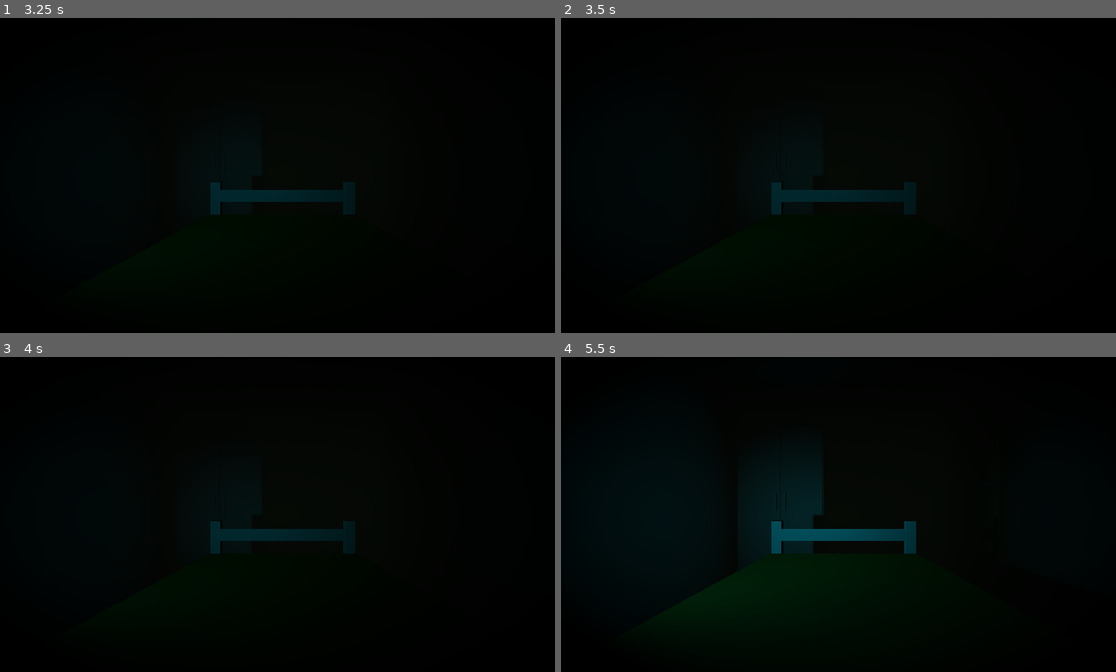
Above: before the commit, frames 1-4 (two rows, left to right).
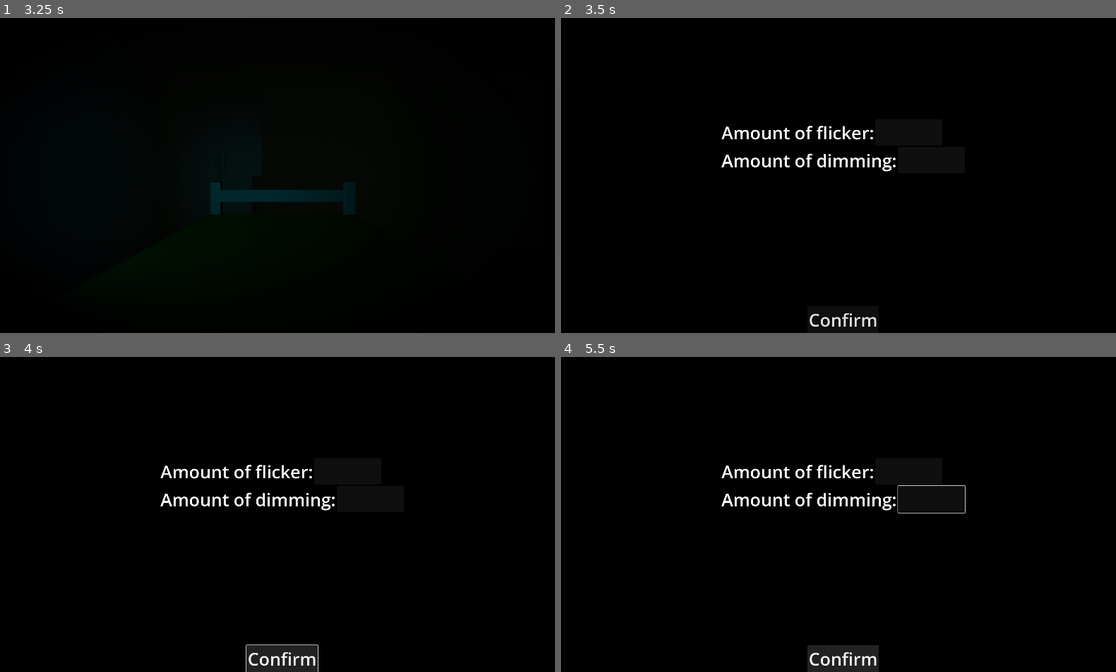
Above: after the commit, the same moments.

Repository: Purplelops/SCP-122
Game: Godot game, scene res://game.tscn
Two runs of this game, one before a commit and one after it. Both use one fixed random seed, a clock stepped at 60 frames per second and the inputs below.
Inputs (mouse positions are in pixels of both pictures, inside the frame that each line leads up to):
- Up to frame 1 (3.25 s): click "Continue" at 0.5 s; click "View Footage" at 1.25 s; tap Enter at 2 s; hold Up (ui_up) 2.03-2.78 s; hold Down (ui_down) from 2.78 s (still down)
- Up to frame 2 (3.5 s): keep holding Down (ui_down)
- Up to frame 3 (4 s): release Down (ui_down) at 3.5 s; click (283, 659) at 3.5 s, where only the run after the commit has a clickable "Confirm"
- Up to frame 4 (5.5 s): click (844, 659) at 4.25 s, where only the run after the commit has a clickable "Confirm"; tap Space at 5 s; hold Up (ui_up) from 5.03 s (still down)

Frame 1 is identical in both runs. In frame 2, 2.3% of the frame differs, in the area x 28-64%, y 34-98%; in frame 3, 3.3%; in frame 4, 8.1%, in the area x 18-73%, y 34-100%.

Commit message:
fixed last stage

Diff:
--- a/game.gd
+++ b/game.gd
@@ -76,6 +76,7 @@
 			"""
 			$Angel.position = $Stage4Marker.position
 			$Angel.frame = 2
+			$Head.rotate_x(deg_to_rad(11))
 		5:
 			$BriefingScreen/Label.text = """ERROR
 			"""
--- a/game.tscn
+++ b/game.tscn
@@ -264,7 +264,7 @@
 grow_vertical = 2
 
 [node name="FootageTimer" type="Timer" parent="."]
-wait_time = 30.0
+wait_time = 2.0
 one_shot = true
 
 [node name="BriefingScreen" type="Control" parent="."]
